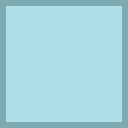
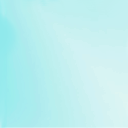
Revision of a layered 128px x 128px image; what changed, layer by layer:
added layer "Layer 4(pasted)" above "Layer 3(pasted)" over (0, 0, 128, 128)
added layer "Layer 3(pasted)" above "Layer 4" over (1, 1, 128, 128)
hid "Layer 4" over (0, 0, 128, 128)
added layer "Layer 2" over (0, 0, 128, 128)
